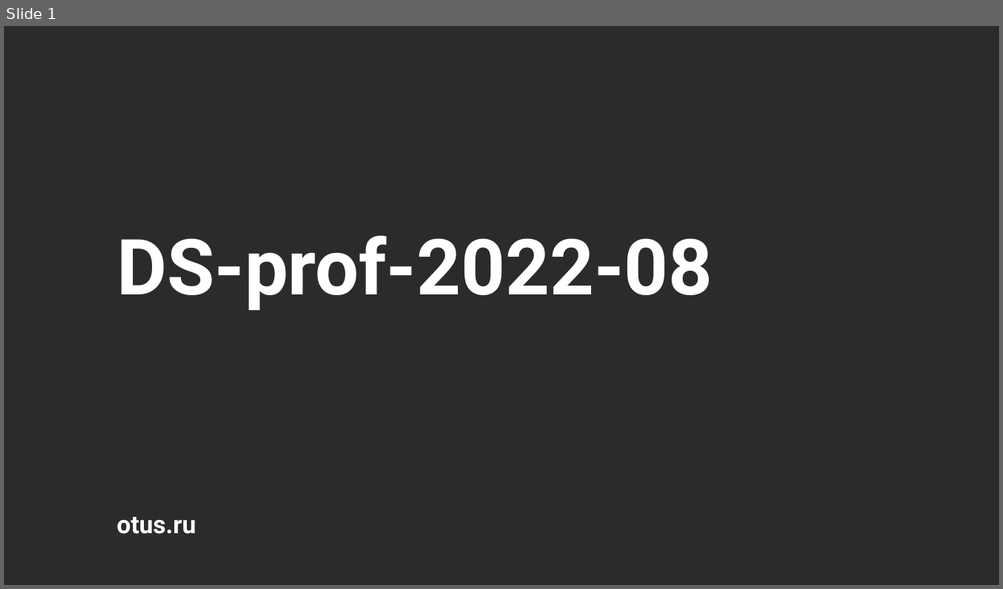
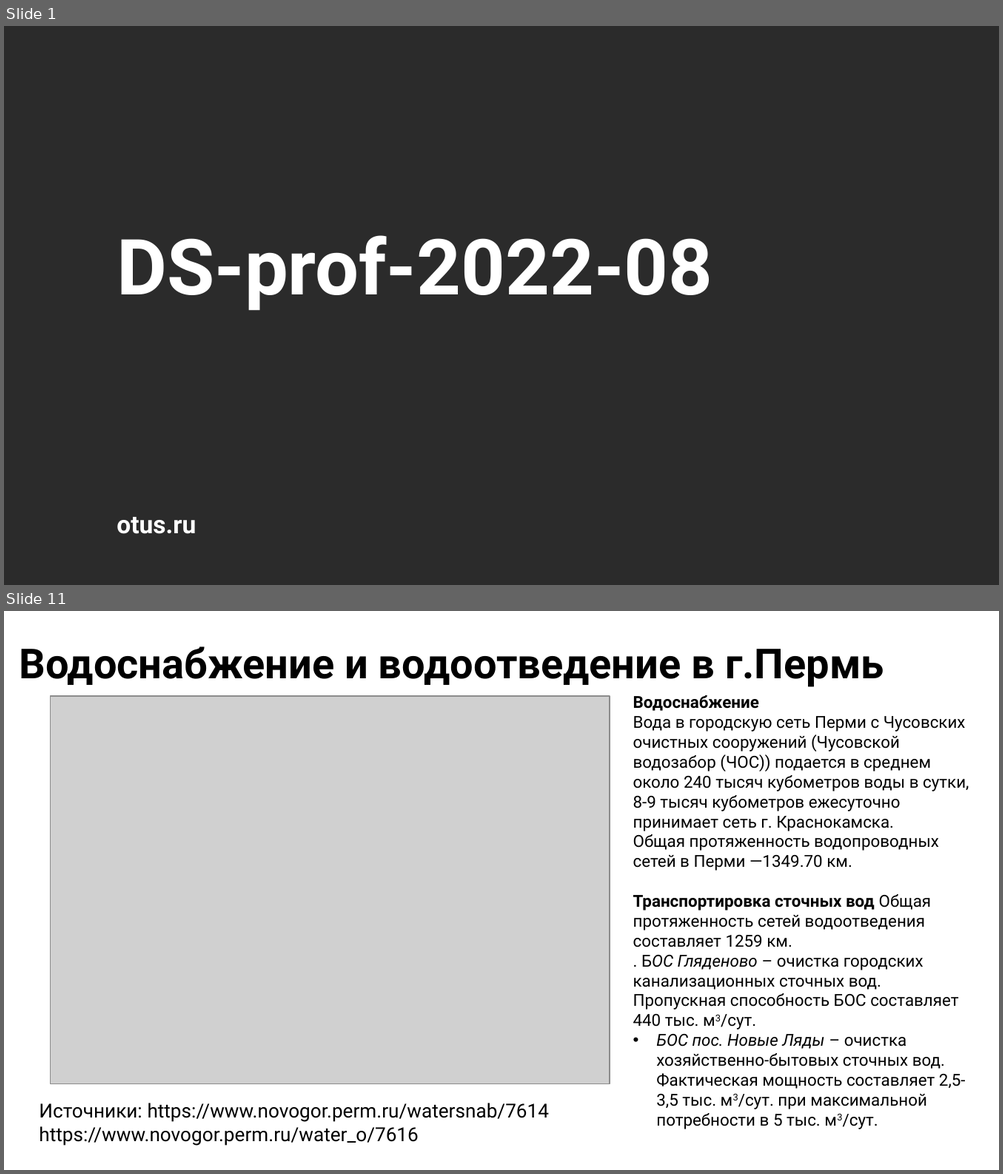
Before and after one commit to smddyakonov/otus_ds_dyakonov, a slide deck: hw-19/Презентация.pptx. Shown one above the other, each under a label of ours: slide 1 before the commit, slides 1 and 11 after it; the slides between them are not shown. The pictures are 1003x589 and 1003x1174 pixels, drawn with LibreOffice and Linux fonts; fonts in the diff are those of the drawing; grey boxes stand for pictures; background and template pictures are left out; a plain dark background stands for a picture behind light text. Boxes give left, top, right and bottom in pixels: in the first picture for what was removed or moved away, otherwise in the second. Text is boxed around its words. In the diff, an @@ line names an element or a change of style, - is before the commit and + after.

```diff
--- a/hw-19/Презентация.pptx
+++ b/hw-19/Презентация.pptx
@@ slide 11 added at box(4, 611, 999, 1170), background picture (left out) @@
@@ title added at box(19, 647, 884, 687), 30 pt, text #000000, bold @@
+Водоснабжение и водоотведение в г.Пермь
@@ picture added at box(51, 697, 609, 1085) @@
@@ text added at box(633, 695, 968, 1130), 12 pt, text #000000 @@
+Водоснабжение
+Вода в городскую сеть Перми с Чусовских очистных сооружений (Чусовской водозабор (ЧОС)) подается в среднем около 240 тысяч кубометров воды в сутки, 8-9 тысяч кубометров ежесуточно принимает сеть г. Краснокамска.
+Общая протяженность водопроводных сетей в Перми —1349.70 км.
+Транспортировка сточных вод Общая протяженность сетей водоотведения составляет 1259 км.
+. БОС Гляденово – очистка городских канализационных сточных вод. Пропускная способность БОС составляет 440 тыс. м3/сут.
+• БОС пос. Новые Ляды – очистка хозяйственно-бытовых сточных вод. Фактическая мощность составляет 2,5-3,5 тыс. м3/сут. при максимальной потребности в 5 тыс. м3/сут.
@@ text added at box(39, 1103, 549, 1146), 14 pt, text #000000 @@
+Источники: https://www.novogor.perm.ru/watersnab/7614 https://www.novogor.perm.ru/water_o/7616
```
Also in this commit, not shown: 17 slides changed, 6 other slides added, 2 other files.
